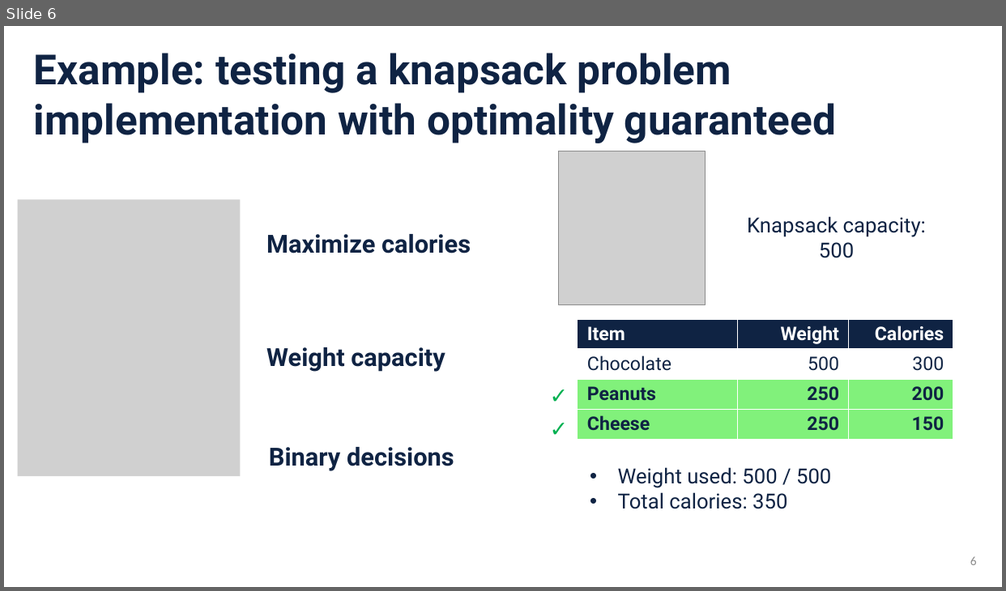
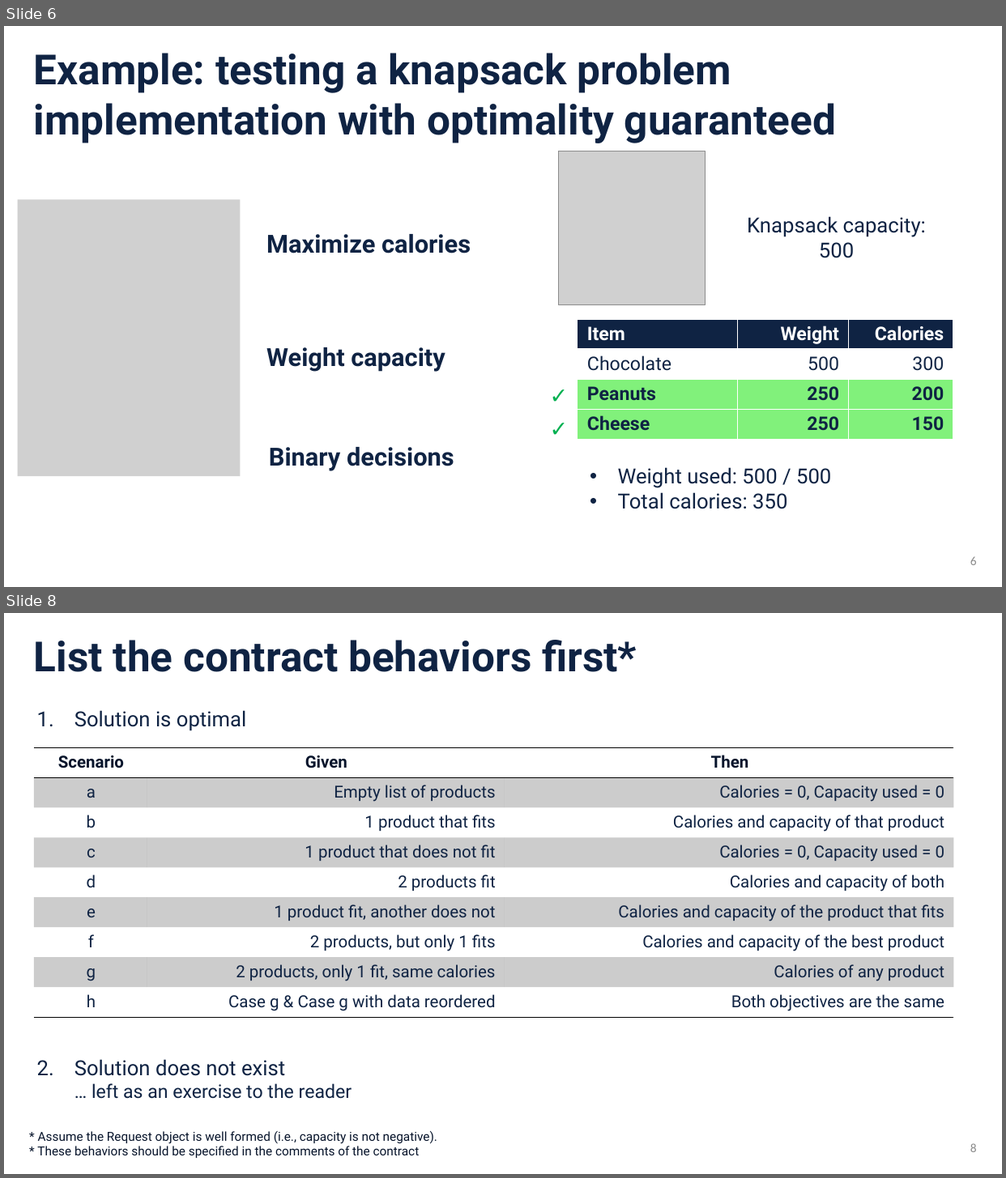
Before and after one commit to sefop/sefop-training-hub, a slide deck: workshops/2026-11-01-informs-annual-meeting/SEFOP Informs Annual Meeting 2026.pptx. Shown one above the other, each under a label of ours: slide 6 before the commit, slides 6 and 8 after it; the slides between them are not shown. The pictures are 1006x591 and 1006x1178 pixels, drawn with LibreOffice and Linux fonts; fonts in the diff are those of the drawing; grey boxes stand for pictures. Boxes give left, top, right and bottom in pixels: in the first picture for what was removed or moved away, otherwise in the second. Text is boxed around its words. In the diff, an @@ line names an element or a change of style, - is before the commit and + after.

```diff
--- a/workshops/2026-11-01-informs-annual-meeting/SEFOP Informs Annual Meeting 2026.pptx
+++ b/workshops/2026-11-01-informs-annual-meeting/SEFOP Informs Annual Meeting 2026.pptx
@@ slide 8 added at (4, 613, 1002, 1174), background #FFFFFF @@
@@ text added at (34, 640, 637, 672), 40 pt, text #0F2343, bold @@
+List the contract behaviors first*
@@ text added at (74, 710, 351, 1099), 20 pt, text #0F2343 @@
+1. Solution is optimal
+2. Solution does not exist
+… left as an exercise to the reader
@@ table added at (34, 747, 954, 1017), 9 rows, 3 columns @@
+Scenario | Given | Then
+a | Empty list of products | Calories = 0, Capacity used = 0
+b | 1 product that fits | Calories and capacity of that product
+c | 1 product that does not fit | Calories = 0, Capacity used = 0
+d | 2 products fit | Calories and capacity of both
+e | 1 product fit, another does not | Calories and capacity of the product that fits
+f | 2 products, but only 1 fits | Calories and capacity of the best product
+g | 2 products, only 1 fit, same calories | Calories of any product
+h | Case g & Case g with data reordered | Both objectives are the same
@@ text added at (37, 1131, 437, 1158), 12 pt, text #07142B @@
+* Assume the Request object is well formed (i.e., capacity is not negative).
+* These behaviors should be specified in the comments of the contract
@@ page number added at (970, 1144, 977, 1152), 12 pt, text #8C8C8C @@
+8
```
Also in this commit, not shown: 3 slides changed, 2 other slides added, 2 slides removed, 1 other file.
